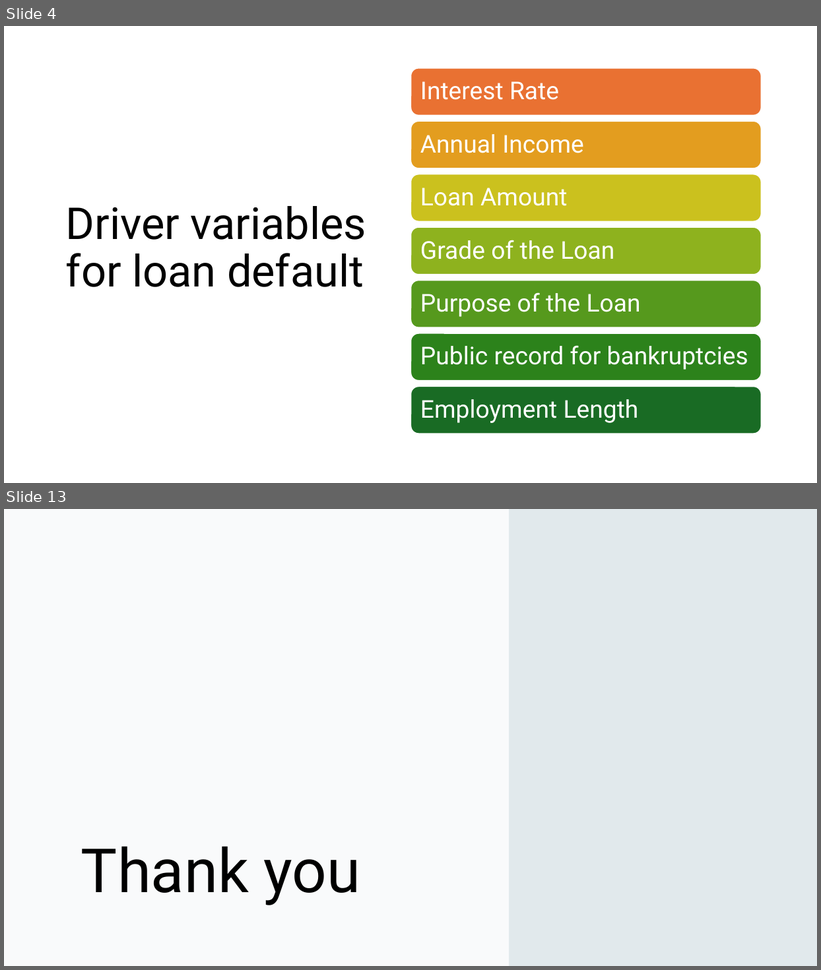
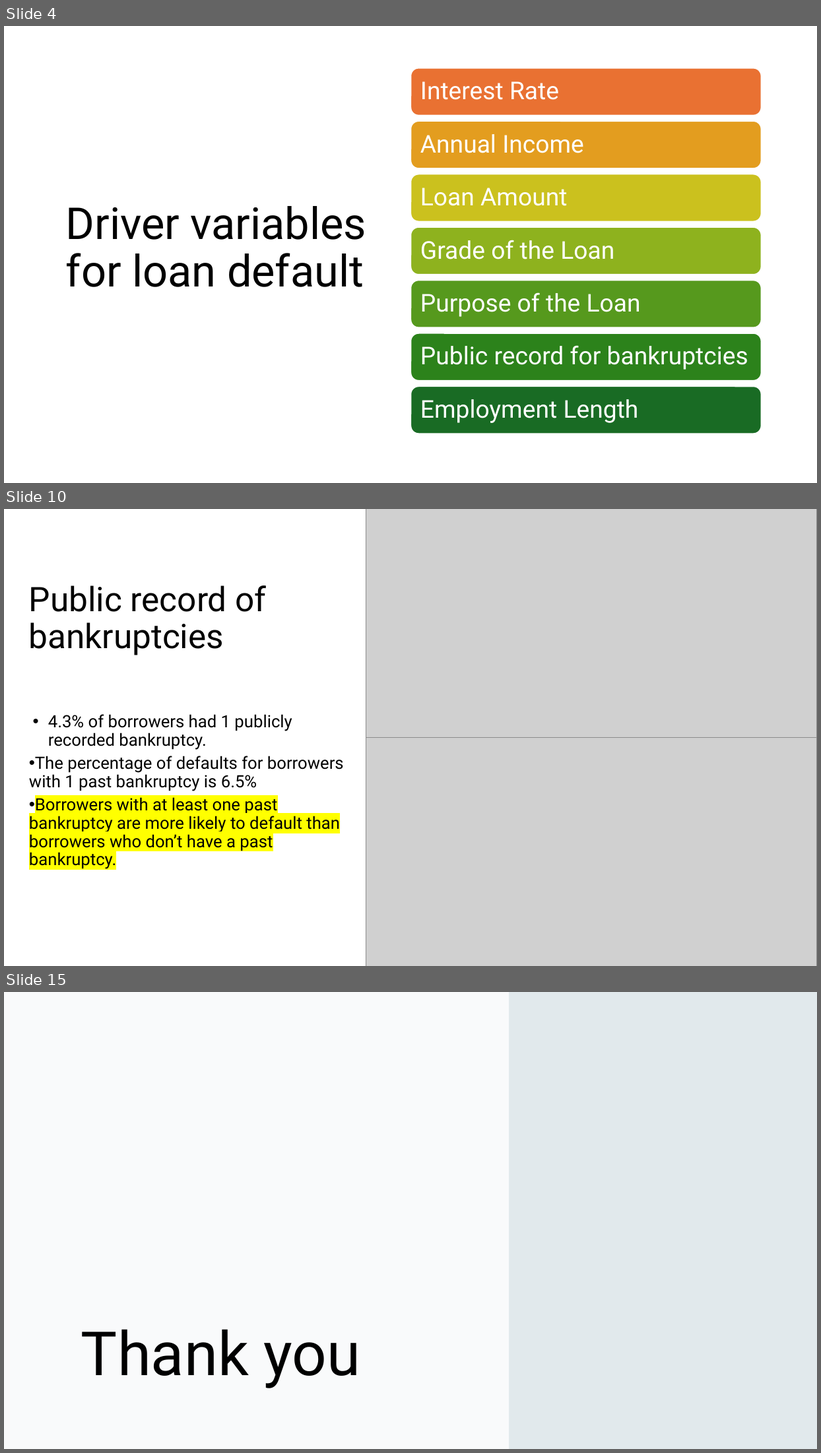
Before and after one commit to cyberpirate92/lending-club-case-study, a slide deck: Lending Club Case Study.pptx. Shown one above the other, each under a label of ours: slides 4 and 13 before the commit, slides 4, 10 and 15 after it; the slides between them are not shown. The pictures are 821x970 and 821x1453 pixels, drawn with LibreOffice and Linux fonts; fonts in the diff are those of the drawing; grey boxes stand for pictures. Boxes give left, top, right and bottom in pixels: in the first picture for what was removed or moved away, otherwise in the second. Text is boxed around its words. In the diff, an @@ line names an element or a change of style, - is before the commit and + after.

```diff
--- a/Lending Club Case Study.pptx
+++ b/Lending Club Case Study.pptx
@@ slide 10 added at (4,509,817,966), background #FFFFFF @@
@@ rectangle added at (4,509,817,692), fill #FFFFFF @@
@@ picture added at (366,509,817,738) @@
@@ title added at (29,586,267,656), 40 pt, text #000000 @@
+Public record of bankruptcies
@@ text added at (29,714,344,869), 20 pt, text #000000 @@
+• 4.3% of borrowers had 1 publicly recorded bankruptcy.
+• The percentage of defaults for borrowers with 1 past bankruptcy is 6.5%
+• Borrowers with at least one past bankruptcy are more likely to default than borrowers who don’t have a past bankruptcy.
@@ picture added at (366,738,817,966) @@
@@ what was slide 13 is now slide 15 @@
```
Also in this commit, not shown: 6 slides changed, 3 other slides added, 2 slides removed, 1 other file.
